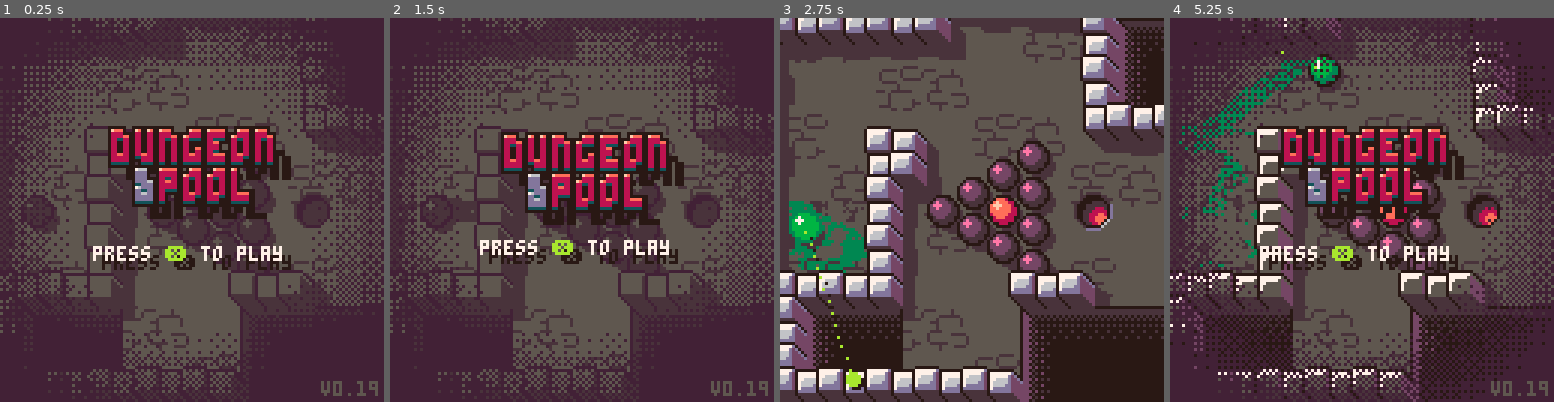
Above: before the commit, frames 1-4 (left to right).
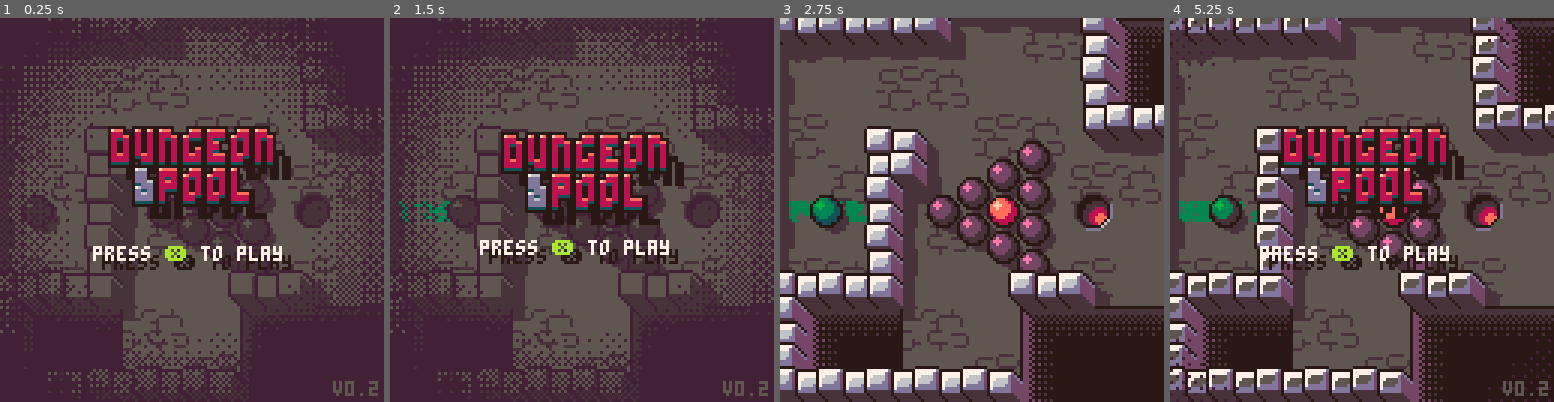
Above: after the commit, the same moments.

Repository: seimon/balls
Game: PICO-8 cartridge balls.p8
The game is run twice, just before and just after one commit, with the same random seed, the same clock (stepped at 60 frames per second) and the same inputs.
Inputs:
- Up to frame 1 (0.25 s): no input
- Up to frame 2 (1.5 s): tap X (X key) at 0.33, 1.07 s; tap O (Z key) at 0.7 s
- Up to frame 3 (2.75 s): hold Right 1.6-2.1 s; tap O (Z key) at 1.7, 2.1, 2.5 s; tap X (X key) at 1.85 s; hold Up 2.15-2.42 s; hold Right from 2.47 s (still down)
- Up to frame 4 (5.25 s): tap O (Z key) every 0.4 s from 2.9 to 4.9 s; tap X (X key) at 2.97, 4.08, 5.2 s; release Right at 3.03 s; hold Left 3.08-3.58 s; hold Down 3.63-3.97 s; hold Right 4.02-4.68 s; hold Up 4.73-5.03 s; hold Left from 5.08 s (still down)

The runs differ from the first frame. In frame 1, 0.4% of the frame differs, in the area x 0-100%, y 1-99%; in frame 2, 1.1%; in frame 3, 4.9%; in frame 4, 30%, in the area x 0-100%, y 0-100%.

Commit message:
v0.20
- 비네팅 연출 보강(전환 과정 부드럽게)
- 타이틀 화면 등장퇴장 사운드 추가
- 조작 대기 상황 조건 수정(모든 공이 충분히 느려졌을 때)
- 타이틀 화면이 나올 때는 게임의 움직임과 물리 처리를 멈춤
- 플레이어 공이 사라졌을 때는 액션 대기하지 않음(게임 진행 불가 상태)

Diff:
--- a/balls.lua
+++ b/balls.lua
@@ -1,6 +1,14 @@
 
-ver=0.19 -- 2022-03-08
+ver=0.20 -- 2022-03-09
 --[[
+v0.20
+- 비네팅 연출 보강(전환 과정 부드럽게)
+- 타이틀 화면 등장퇴장 사운드 추가
+- 조작 대기 상황 조건 수정(모든 공이 충분히 느려졌을 때)
+- 타이틀 화면이 나올 때는 게임의 움직임과 물리 처리를 멈춤
+- 플레이어 공이 사라졌을 때는 액션 대기하지 않음(게임 진행 불가 상태)
+- todo: 게임오버 상태 만들어야 함
+
 v0.19
 - 비네팅 효과 추가(fillp_step() 최적화 필요)
 
@@ -498,27 +506,9 @@
 	print(s,x,y,c)
 end
 
--- fillp() 진하기를 1~15단계로 설정(15단계가 가장 진함)
--- todo: 최적화 필요(값을 16진수로 써도 됨)
-function fillp_step(s)
-	if s>15 then fillp()
-	elseif s==15 then fillp(0b1000000000000000.1)
-	elseif s==14 then fillp(0b1000000010000000.1)
-	elseif s==13 then fillp(0b1010000010000000.1)
-	elseif s==12 then fillp(0b1010000010100000.1)
-	elseif s==11 then fillp(0b1010000110100000.1)
-	elseif s==10 then fillp(0b1010000110100100.1)
-	elseif s==9 then fillp(0b1010010110100100.1)
-	elseif s==8 then fillp(0b1010010110100101.1)
-	elseif s==7 then fillp(0b1011010110100101.1)
-	elseif s==6 then fillp(0b1011010111100101.1)
-	elseif s==5 then fillp(0b1111010111100101.1)
-	elseif s==4 then fillp(0b1111010111110101.1)
-	elseif s==3 then fillp(0b1111011111110101.1)
-	elseif s==2 then fillp(0b1111011111111101.1)
-	elseif s==1 then fillp(0b1111111111111101.1)
-	else fillp(0b1111111111111111.1) end
-end
+-- fillp() 진하기를 1~15단계로 설정(15단계가 가장 진함, 0 이하는 투명, 16 이상은 완전히 채움)
+fill_steps={0xffff.8,0xfffd.8,0xf7fd.8,0xf7f5.8,0xf5f5.8,0xf5e5.8,0xb5e5.8,0xb5a5.8,0xa5a5.8,0xa5a4.8,0xa1a4.8,0xa1a0.8,0xa0a0.8,0xa020.8,0x8020.8,0x8000.8,0x0000.8}
+function fillp_step(s) fillp(fill_steps[min(17,max(1,s+1))]) end
 
 -- 기타 (끝)
 -------------------------------------------------------------------------------
@@ -538,6 +528,7 @@
 		is_playing=false,
 		use_dim=true,
 		dim_pow=16,
+		player_ball=nil,
 	}
 end
 gg_reset()
@@ -562,7 +553,8 @@
 
 	-- 구슬 여럿 추가
 	balls={}
-	add(balls,{x=12,y=64,r=5,sx=0,sy=0,hit_c=0,c=colors[1],is_player=true}) -- 초록 구슬
+	gg.player_ball={x=12,y=64,r=5,sx=0,sy=0,hit_c=0,c=colors[1],is_player=true,wait_action=true}
+	add(balls,gg.player_ball) -- 초록 구슬
 	add(balls,{x=54,y=64,r=5,sx=0,sy=0,hit_c=0,c=colors[3]})
 	add(balls,{x=64,y=64-6,r=5,sx=0,sy=0,hit_c=0,c=colors[3]})
 	add(balls,{x=64,y=64+6,r=5,sx=0,sy=0,hit_c=0,c=colors[3]})
@@ -574,12 +566,13 @@
 	add(balls,{x=84,y=64+6,r=5,sx=0,sy=0,hit_c=0,c=colors[3]})
 	add(balls,{x=84,y=64+18,r=5,sx=0,sy=0,hit_c=0,c=colors[3]})
 
+	-- 심연 추가
 	abysses={}
 	add(abysses,{14,0,2,4})
 	add(abysses,{1,12,4,3})
 	add(abysses,{10,12,7,4})
 
-	-- 박스 추가
+	-- 박스(벽) 추가
 	boxes={}
 	add(boxes,{0,0,7,1})
 	add(boxes,{13,0,1,5})
@@ -618,55 +611,73 @@
 function _update60()
 	f+=1
 
-	-- 공과 공, 공과 벽이 충돌한 횟수(소리 출력용)
-	local hit_times_b2b=0
-	local hit_times_b2w=0
-
-	-- 충돌 처리
-	for i=1,#balls do
-		local c=balls[i]
-		hit_times_b2w+=bouncing_wall(c,sw,sh) -- 공과 벽 충돌
-		hit_times_b2w+=bouncing_boxes(c) -- 공과 박스 충돌
-		if i>1 then -- 공끼리 충돌
-			for j=1,i-1 do
-				local c2=balls[j]
-				hit_times_b2b+=ball_collision(c,c2)
-			end
-		end
-
-		-- 충돌했으면 효과음 출력
-		if(hit_times_b2b>0) sfx(0) -- 공끼리 충돌음
-		if(hit_times_b2w>0) sfx(1) -- 벽 충돌음
-
-		-- 홀에 들어갔는지?
-		-- todo: 홀 1번만 체크하고 있음
-		c.is_ssok,c.tx,c.ty=collision_hole(c,holes[1])
-
-		-- 심연에 빠졌는지?
-		c.is_dive,c.tx,c.ty=collision_abysses(c)
-
-		c.x+=c.sx
-		c.y+=c.sy
-		if(c.sx!=0) c.sx=abs(c.sx)<0.05 and 0 or c.sx*0.988
-		if(c.sy!=0) c.sy=abs(c.sy)<0.05 and 0 or c.sy*0.988
-	end
-
-	-- 홀/심연에 들어간 공은 지운다 + 소리/이펙트 추가
-	for c in all(balls) do
-		if c.is_ssok then
-			c.type,c.eff_timer="ball_ssok",30
-			add(eff,{type="ssok",eff_timer=30,x=holes[1].x,y=holes[1].y,c=c.c[3]}) -- todo: 1번 홀만 처리하는 중
-			add(eff,c) del(balls,c)
-			sfx(3)
-		elseif c.is_dive then
-			c.type,c.eff_timer="ball_dive",30
-			add(eff,c) del(balls,c)
-			sfx(4)
+	-- 플레이 중에만 물리 처리
+	if gg.is_playing then
+
+		-- 공과 공, 공과 벽이 충돌한 횟수(소리 출력용)
+		local hit_times_b2b=0
+		local hit_times_b2w=0
+
+		-- 가장 느린 공의 속도 기록용
+		local slowest_spd=0
+
+		-- 충돌 처리 + 이동 + 감속
+		for i=1,#balls do
+			local c=balls[i]
+			hit_times_b2w+=bouncing_wall(c,sw,sh) -- 공과 벽 충돌
+			hit_times_b2w+=bouncing_boxes(c) -- 공과 박스 충돌
+			if i>1 then -- 공끼리 충돌
+				for j=1,i-1 do
+					local c2=balls[j]
+					hit_times_b2b+=ball_collision(c,c2)
+				end
+			end
+
+			-- 충돌했으면 효과음 출력
+			if(hit_times_b2b>0) sfx(0) -- 공끼리 충돌음
+			if(hit_times_b2w>0) sfx(1) -- 벽 충돌음
+
+			-- 홀에 들어갔는지?
+			-- todo: 홀 1번만 체크하고 있음
+			c.is_ssok,c.tx,c.ty=collision_hole(c,holes[1])
+
+			-- 심연에 빠졌는지?
+			c.is_dive,c.tx,c.ty=collision_abysses(c)
+
+			-- 공 이동
+			c.x+=c.sx
+			c.y+=c.sy
+
+			-- 공의 속도가 충분히 느리면 0으로 만들기 + 감속
+			if(c.sx!=0) c.sx=abs(c.sx)<0.05 and 0 or c.sx*0.988
+			if(c.sy!=0) c.sy=abs(c.sy)<0.05 and 0 or c.sy*0.988
+
+			-- 가장 느린 공의 속도 기록
+			slowest_spd=max(max(slowest_spd,abs(c.sx)),abs(c.sy))
+		end
+
+		-- 모든 공이 충분히 느려지면 액션 대기 상태로...
+		if(slowest_spd<0.1 and gg.player_ball) gg.player_ball.wait_action=true
+
+		-- 홀/심연에 들어간 공은 지운다 + 소리/이펙트 추가
+		for c in all(balls) do
+			if c.is_ssok then
+				c.type,c.eff_timer="ball_ssok",30
+				if(c.is_player) gg.player_ball=nil -- todo: 게임오버 상태 만들어야 한다
+				add(eff,{type="ssok",eff_timer=30,x=holes[1].x,y=holes[1].y,c=c.c[3]}) -- todo: 1번 홀만 처리하는 중
+				add(eff,c) del(balls,c)
+				sfx(3)
+			elseif c.is_dive then
+				c.type,c.eff_timer="ball_dive",30
+				if(c.is_player) gg.player_ball=nil
+				add(eff,c) del(balls,c)
+				sfx(4)
+			end
 		end
 	end
 
 	-- 플레이 중의 조작
-	if gg.is_playing then
+	if gg.is_playing and gg.player_ball and gg.player_ball.wait_action then
 		-- Z 누르면 초록공 치기
 		if btn(4) then
 			if not kick and #balls>0 then
@@ -674,6 +685,7 @@
 				kick_ready_t=0
 				balls[1].sx=cos(kick_a)*kick_pow
 				balls[1].sy=sin(kick_a)*kick_pow
+				gg.player_ball.wait_action=false
 				sfx(2)
 			end
 		else kick=false end
@@ -701,6 +713,7 @@
 			gg.is_title=false
 			gg.is_playing=true
 			gg.use_dim=false
+			sfx(8)
 		end
 	elseif gg.dim_pow<=0 then
 		if btnp(5) then
@@ -708,6 +721,7 @@
 			gg.is_playing=false
 			gg.use_dim=true
 			gg.dim_pow=max(1,gg.dim_pow)
+			sfx(7)
 		end
 	end
 
@@ -786,11 +800,11 @@
 		rectfill(x1,y1,x2,y2,0)
 		for i=1,10 do
 			local x,y=x1+i,y1+i
-			if i>7 then fillp(0b1011111111101111.1)
-			elseif i>4 then fillp(0b1010111110101111.1)
-			elseif i>2 then fillp(0b1010010110100101.1) end
+			if i>8 then fillp_step(2)
+			elseif i>4 then fillp_step(4)
+			elseif i>2 then fillp_step(8) end
 			line(x+1,y,x2-1,y,5) -- 아랫면
-			line(x,y+1,x,y2-1,i<=2 and 13 or 5) -- 옆면
+			line(x,y+1,x,y2-1,i<=3 and 13 or 5) -- 옆면
 			if(i>5 and i<11) line(x-3,y-4+1,x-3,y2-1,13) -- 옆면(더 밝은 부분)
 		end
 		fillp()
@@ -839,31 +853,38 @@
 	palt()
 
 	-- 구슬 치기 가이드
-	if kick_ready_t>0 and f%2==0 then
+	--[[ if kick_ready_t>0 and f%2==0 then
 		local c=balls[1]
 		if(c) draw_dot_line(c.x,c.y,kick_a,2,10+kick_pow*13)
-	end
-
-	-- (딤 처리를 했었다면) 팔레트 복원
-	pal({1,2,3,4,5,6,7,8,9,10,11,12,13,14,15,0},0)
-
-	-- 타이틀 화면이라면?
-	if gg.is_title then
-
-		-- 비네팅(cpu 0.09 먹음)
+	end ]]
+	if gg.is_playing and gg.player_ball and gg.player_ball.wait_action and f%2==0 then
+		local x,y=flr(gg.player_ball.x+0.5),flr(gg.player_ball.y+0.5)
+		local r=6
+		circ(x,y,r,10)
+		draw_dot_line(x,y,kick_a,2,10+kick_pow*13)
+	end
+
+	-- 비네팅(cpu 0.09 먹음)
+	if gg.dim_pow>0 then
 		for i=0,15 do
 			for j=0,15 do
 				local d=vntt[i*16+j+1]
 				if d>0 then
-					fillp_step(d)
+					fillp_step(d+(gg.dim_pow-16))
 					local x,y=j*8,i*8
 					rectfill(x,y,x+7,y+7,1)
 				end
 			end
 		end
 		fillp()
-
-		-- 로고
+	end
+
+	-- (딤 처리를 했었다면) 팔레트 복원
+	pal({1,2,3,4,5,6,7,8,9,10,11,12,13,14,15,0},0)
+
+	-- 타이틀 화면이라면?
+	if gg.is_title then
+
 		draw_title()
 
 		-- 글자
Not shown, changed: the sound effects (__sfx__) section of balls.p8
Not shown, changed: index.js
